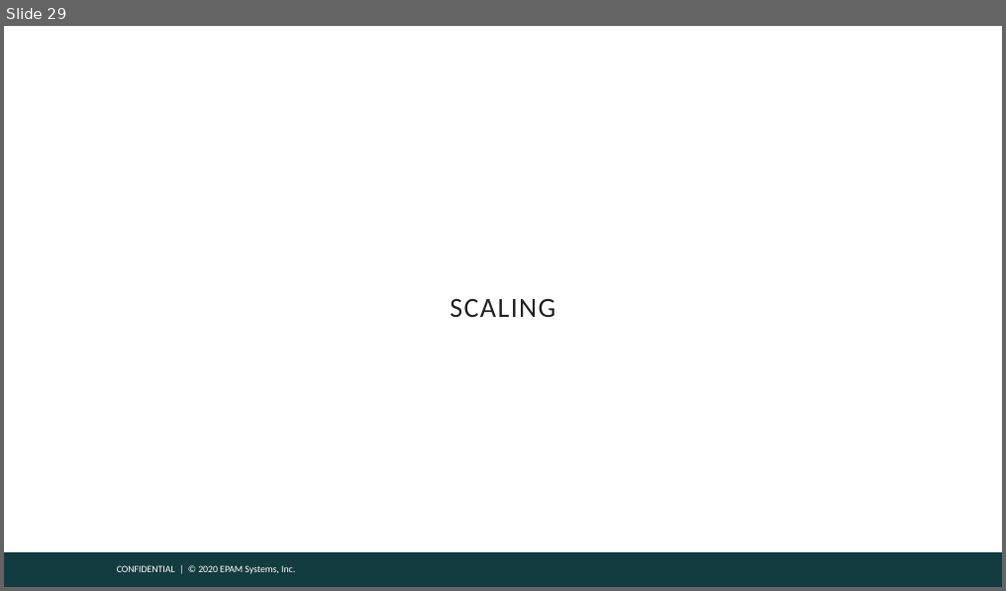
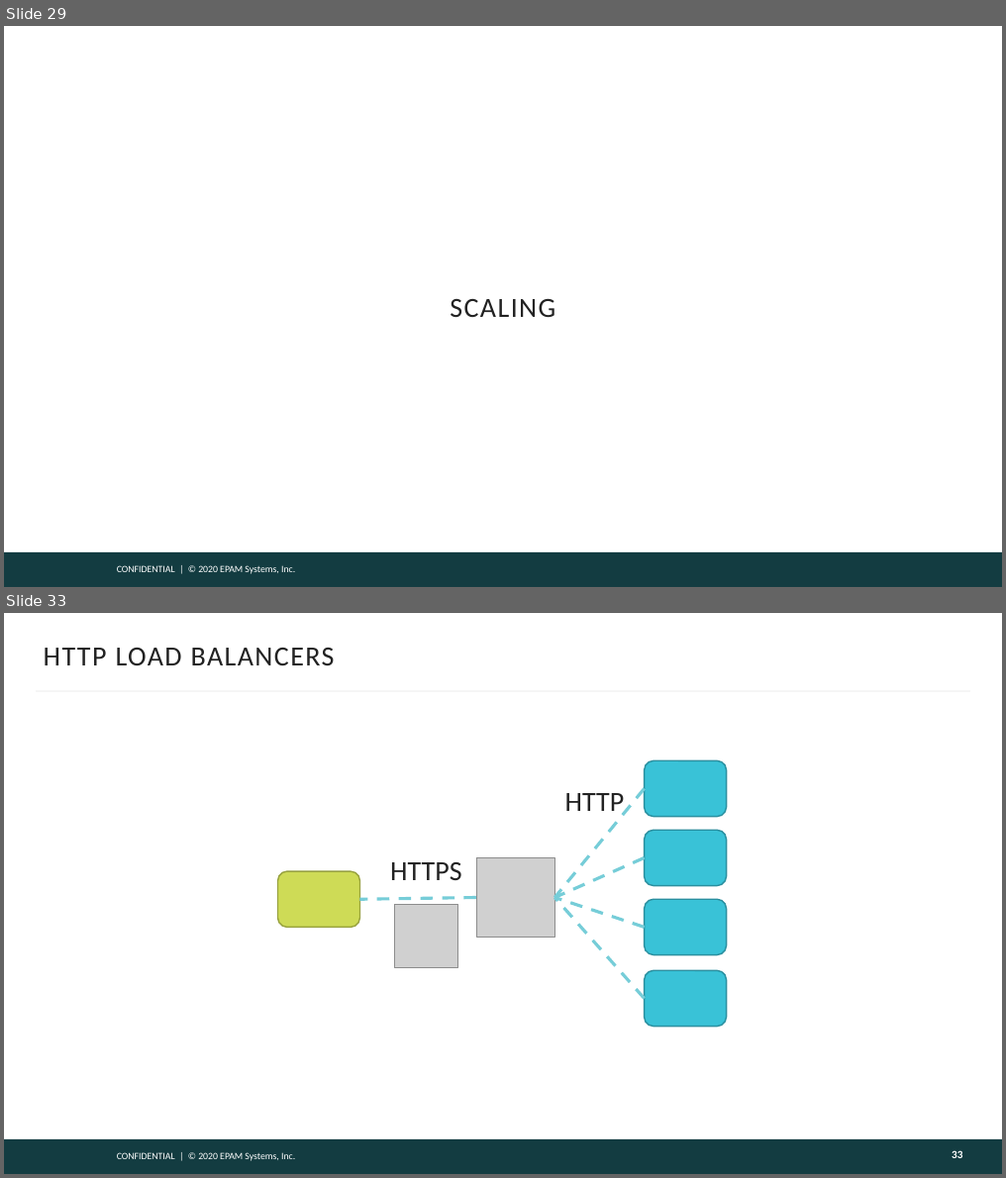
Before and after one commit to gitaroktato/introduction-to-microservices, a slide deck: lecture_3_microservice_patterns.pptx. Shown one above the other, each under a label of ours: slide 29 before the commit, slides 29 and 33 after it; the slides between them are not shown. The pictures are 1006x591 and 1006x1178 pixels, drawn with LibreOffice and Linux fonts; fonts in the diff are those of the drawing; grey boxes stand for pictures; background and template pictures are left out. Boxes give left, top, right and bottom in pixels: in the first picture for what was removed or moved away, otherwise in the second. Text is boxed around its words. In the diff, an @@ line names an element or a change of style, - is before the commit and + after.

```diff
--- a/lecture_3_microservice_patterns.pptx
+++ b/lecture_3_microservice_patterns.pptx
@@ slide 33 added at (x1=4, y1=613, x2=1002, y2=1174), background #FFFFFF; not listed: 2 template elements that a slide beside it also shows @@
@@ title added at (x1=44, y1=648, x2=335, y2=665), 20 pt, text #222222 @@
+HTTP LOAD BALANCERS
@@ line added from (36, 691) to (970, 691), #F5F5F5 1.5 pt @@
@@ rounded rectangle added at (x1=645, y1=761, x2=727, y2=817), fill #39C2D7, outline #2A909F 1 pt @@
@@ line added from (645, 788) to (554, 897), #76CDD8 2.25 pt dashed @@
@@ text added at (x1=565, y1=793, x2=625, y2=816), 20 pt, text #222222 @@
+HTTP
@@ rounded rectangle added at (x1=645, y1=831, x2=727, y2=886), fill #39C2D7, outline #2A909F 1 pt @@
@@ rounded rectangle added at (x1=277, y1=871, x2=359, y2=928), fill #CEDB56, outline #98A240 1 pt @@
@@ text added at (x1=390, y1=862, x2=461, y2=880), 20 pt, text #222222 @@
+HTTPS
@@ picture added at (x1=476, y1=859, x2=554, y2=938) @@
@@ line added from (645, 859) to (554, 897), #76CDD8 2.25 pt dashed @@
@@ line added from (476, 897) to (360, 899), #76CDD8 2.25 pt dashed @@
@@ picture added at (x1=394, y1=904, x2=458, y2=968) @@
@@ line added from (645, 928) to (554, 897), #76CDD8 2.25 pt dashed @@
@@ line added from (645, 998) to (554, 897), #76CDD8 2.25 pt dashed @@
@@ rounded rectangle added at (x1=645, y1=899, x2=727, y2=956), fill #39C2D7, outline #2A909F 1 pt @@
@@ rounded rectangle added at (x1=645, y1=970, x2=727, y2=1026), fill #39C2D7, outline #2A909F 1 pt @@
@@ page number added at (x1=951, y1=1151, x2=962, y2=1158), 8 pt, text #FEFEFE, bold @@
+33
```
Also in this commit, not shown: 14 other slides added.
